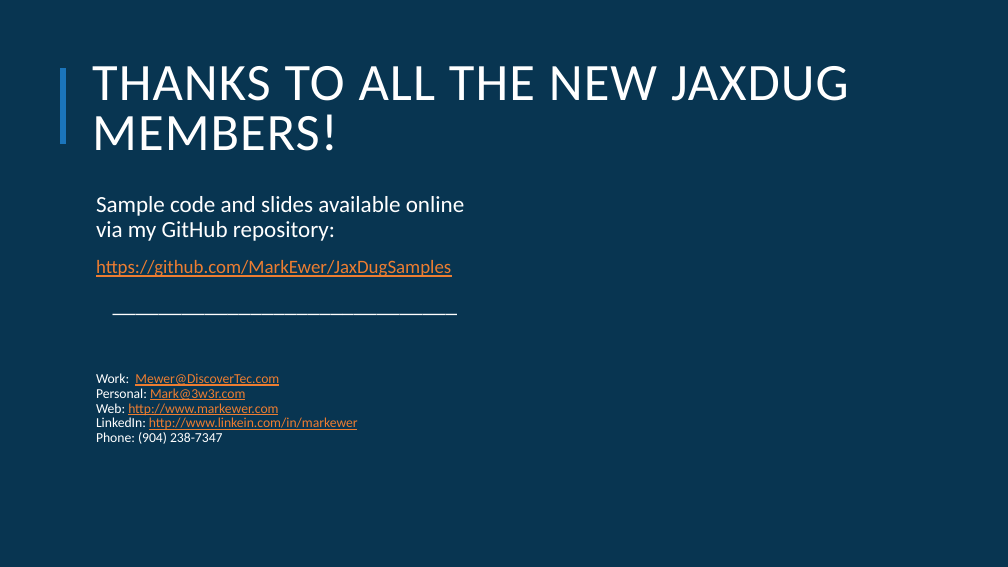
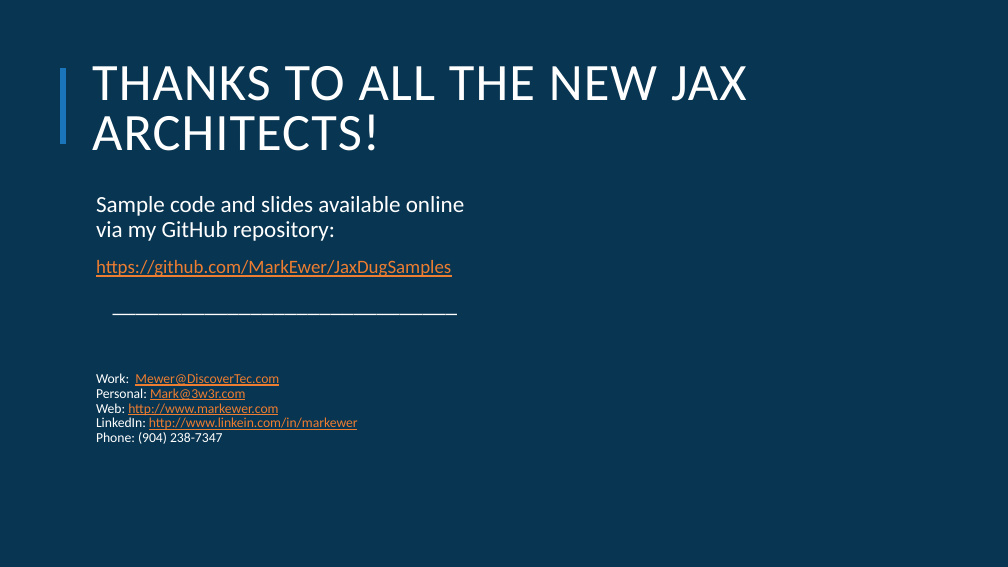
Before and after one commit to MarkEwer/JaxDugSamples, a slide deck: slide 10 of CQRS_ES_Sample/JaxSig_Evolving_to_CQRS_And_ES.pptx. Drawn at 1008x567 pixels with LibreOffice and Linux fonts; fonts in the diff are those of the drawing; background and template pictures are left out. Boxes give left, top, right and bottom in pixels: in the first picture for what was removed or moved away, otherwise in the second. Text is boxed around its words. In the diff, an @@ line names an element or a change of style, - is before the commit and + after.

Commit message:
Added Presentation

```diff
--- a/CQRS_ES_Sample/JaxSig_Evolving_to_CQRS_And_ES.pptx
+++ b/CQRS_ES_Sample/JaxSig_Evolving_to_CQRS_And_ES.pptx
@@ title at [92,66,746,151]: text changed @@
-THANKS TO ALL THE NEW JAXDUG MEMBERS!
+THANKS TO ALL THE NEW JAX ARCHITECTS!
```
Also in this commit, not shown: 5 other slides changed, 4 other files.
